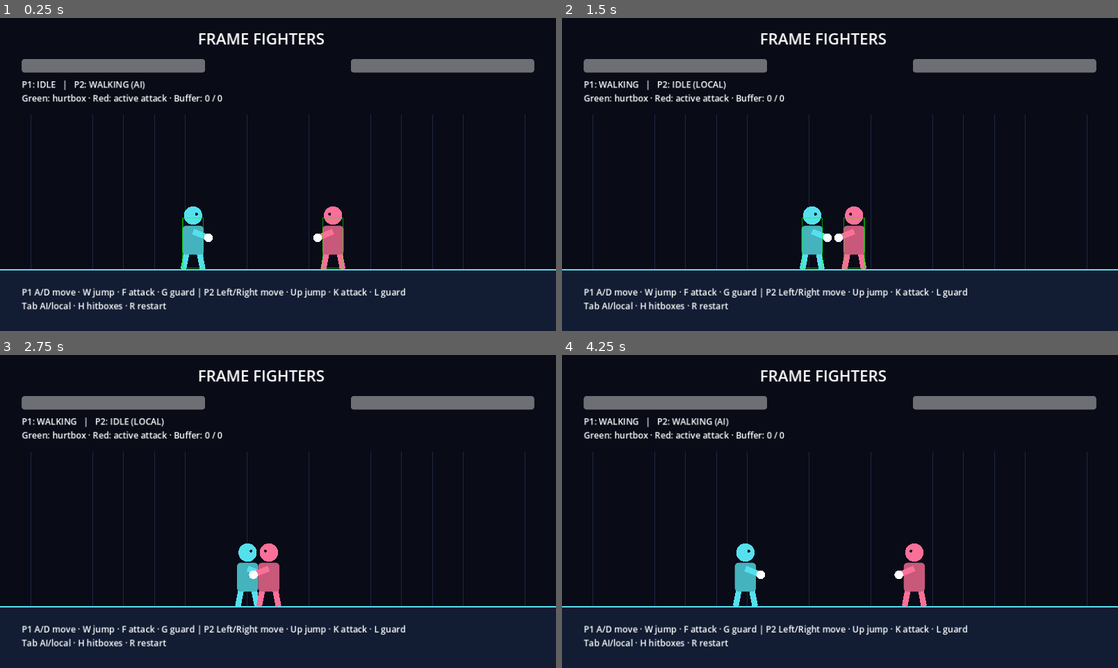
Above: before the commit, frames 1-4 (two rows, left to right).
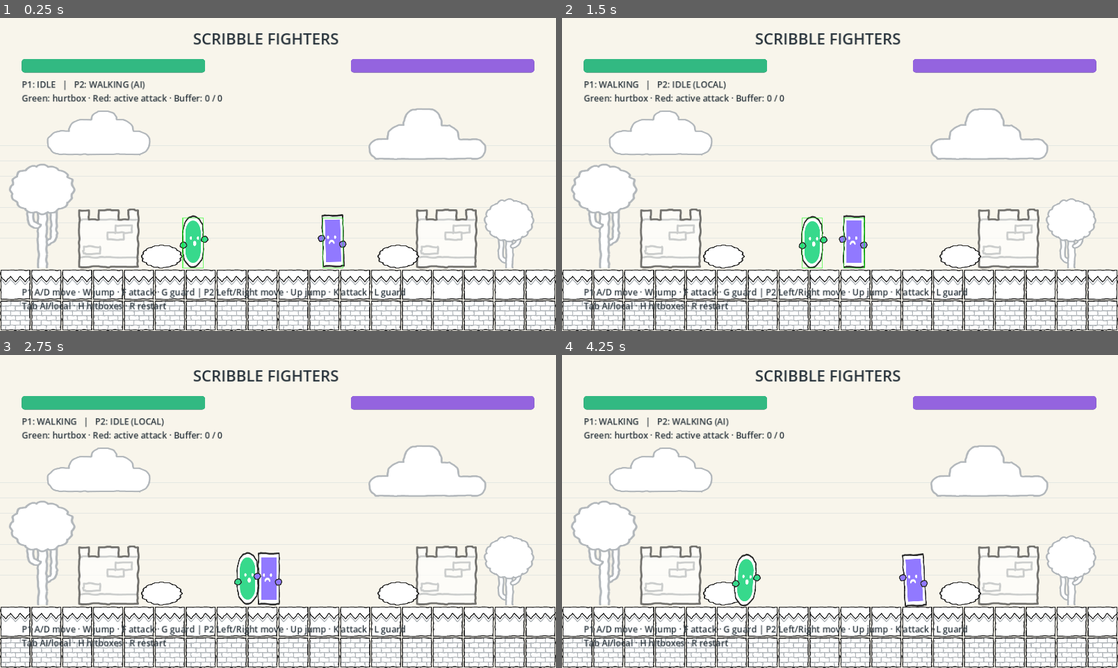
Above: after the commit, the same moments.

Repository: fiveft55/BIX322-FigntinGame
Game: Godot game, scene res://scenes/arena.tscn
The game is run twice, just before and just after one commit, with the same random seed, the same clock (stepped at 60 frames per second) and the same inputs.
Inputs:
- Up to frame 1 (0.25 s): no input
- Up to frame 2 (1.5 s): hold D (p1_right) 0.53-1.28 s; tap Tab (ai) at 0.6 s; tap W (p1_jump) at 0.77 s; tap H (boxes) at 0.8, 1.35 s; hold A (p1_left) from 1.28 s (still down)
- Up to frame 3 (2.75 s): tap W (p1_jump) at 1.52 s; tap Tab (ai) at 1.55, 2.1 s; release A (p1_left) at 2.03 s; hold D (p1_right) from 2.03 s (still down); tap H (boxes) at 2.3 s
- Up to frame 4 (4.25 s): tap H (boxes) at 2.85, 3.8 s; tap W (p1_jump) at 3.02, 3.77 s; tap Tab (ai) at 3.05 s; release D (p1_right) at 3.53 s; hold A (p1_left) from 3.53 s (still down); tap F (p1_attack) at 3.6 s; tap R (restart) at 4.15 s

The runs differ from the first frame. In frame 1, 98% of the frame differs, in the area x 0-100%, y 0-100%; in frame 2, 98%; in frame 3, 98%; in frame 4, 98%.

Commit message:
Integrate Kenney Scribble Platformer assets and animated combat visuals

Diff:
--- a/scripts/arena.gd
+++ b/scripts/arena.gd
@@ -8,12 +8,14 @@
 
 func _ready() -> void:
 	Engine.physics_ticks_per_second = 60
+	var scenery := ArenaVisual.new()
+	scenery.z_index = -10
+	add_child(scenery)
 	for action in GameSettings.KEYS:
 		bind(action, GameSettings.KEYS[action])
 	for i in range(2):
 		var fighter := Fighter.new()
 		fighter.player_index = i + 1
-		fighter.tint = Color("55e0ee") if i == 0 else Color("fa7098")
 		add_child(fighter)
 		fighters.append(fighter)
 	fighters[0].opponent = fighters[1]
@@ -34,20 +36,32 @@
 	var layer := CanvasLayer.new()
 	add_child(layer)
 	var title := Label.new()
-	title.text = "FRAME FIGHTERS"
-	title.position = Vector2(410, 20)
+	title.text = "SCRIBBLE FIGHTERS"
+	title.position = Vector2(400, 20)
 	title.add_theme_font_size_override("font_size", 32)
+	title.add_theme_color_override("font_color", Color("28333b"))
 	layer.add_child(title)
 	for i in range(2):
 		var bar := ProgressBar.new()
 		bar.position = Vector2(45 if i == 0 else 727, 85)
 		bar.size = Vector2(380, 26)
 		bar.max_value = GameSettings.MAX_HEALTH
+		var fill := StyleBoxFlat.new()
+		fill.bg_color = Color("32b982") if i == 0 else Color("9464df")
+		fill.set_corner_radius_all(6)
+		bar.add_theme_stylebox_override("fill", fill)
+		var background := StyleBoxFlat.new()
+		background.bg_color = Color("e0ded7")
+		background.border_color = Color("28333b")
+		background.set_border_width_all(2)
+		background.set_corner_radius_all(6)
+		bar.add_theme_stylebox_override("background", background)
 		bar.show_percentage = false
 		layer.add_child(bar)
 		bars.append(bar)
 	info = Label.new()
 	info.position = Vector2(45, 125)
+	info.add_theme_color_override("font_color", Color("28333b"))
 	info.add_theme_font_size_override("font_size", 18)
 	layer.add_child(info)
 	var help := Label.new()
@@ -68,6 +82,7 @@
 		GameSettings.key_label("boxes"),
 		GameSettings.key_label("restart"),
 	]
+	help.add_theme_color_override("font_color", Color("28333b"))
 	help.add_theme_font_size_override("font_size", 18)
 	layer.add_child(help)
 
@@ -124,9 +139,3 @@
 		var winner := "DRAW" if fighters[0].health == fighters[1].health else "PLAYER %d WINS" % (1 if fighters[1].health == 0 else 2)
 		info.text += "\n%s — press %s to restart" % [winner, GameSettings.key_label("restart")]
 	queue_redraw()
-
-func _draw() -> void:
-	for x in range(0, 1152, 64):
-		draw_line(Vector2(x, 200), Vector2(x, GameSettings.FLOOR_Y), Color(0.12, 0.16, 0.25), 1)
-	draw_rect(Rect2(0, GameSettings.FLOOR_Y, 1152, 648 - GameSettings.FLOOR_Y), Color("121d33"))
-	draw_line(Vector2(0, GameSettings.FLOOR_Y + 1), Vector2(1152, GameSettings.FLOOR_Y + 1), Color("55e0ee"), 3)
--- /dev/null
+++ b/scripts/arena_visual.gd
@@ -0,0 +1,33 @@
+class_name ArenaVisual
+extends Node2D
+## Decorative scenery only. The floor remains the combat simulation's plane.
+const ART := "res://assets/scribble/"
+var textures: Dictionary = {}
+
+func _ready() -> void:
+	for name in ["background_cloudA", "background_cloudB", "background_tree", "background_treeLarge", "tile_grass", "tile_brick", "tile_bush", "tile_castle"]:
+		textures[name] = load(ART + name + ".png")
+	queue_redraw()
+
+func stamp(name: String, rectangle: Rect2, color := Color.WHITE) -> void:
+	draw_texture_rect(textures[name], rectangle, false, color)
+
+func _draw() -> void:
+	if textures.is_empty():
+		return
+	draw_rect(Rect2(0, 0, 1152, 648), Color("f8f5eb"))
+	# Notebook lines support the hand-drawn style without hiding the characters.
+	for y in range(200, int(GameSettings.FLOOR_Y), 32):
+		draw_line(Vector2(0, y), Vector2(1152, y), Color("e4e7e2"), 1)
+	stamp("background_cloudA", Rect2(95, 190, 220, 95))
+	stamp("background_cloudB", Rect2(760, 185, 250, 110))
+	stamp("background_treeLarge", Rect2(15, GameSettings.FLOOR_Y - 220, 145, 220))
+	stamp("background_tree", Rect2(1000, GameSettings.FLOOR_Y - 190, 110, 190))
+	stamp("tile_castle", Rect2(160, GameSettings.FLOOR_Y - 125, 130, 125), Color(1, 1, 1, 0.65))
+	stamp("tile_castle", Rect2(860, GameSettings.FLOOR_Y - 125, 130, 125), Color(1, 1, 1, 0.65))
+	stamp("tile_bush", Rect2(290, GameSettings.FLOOR_Y - 52, 90, 52))
+	stamp("tile_bush", Rect2(780, GameSettings.FLOOR_Y - 52, 90, 52))
+	# Tile tops align exactly with the fighter foot plane.
+	for x in range(0, 1152, 64):
+		stamp("tile_grass", Rect2(x, GameSettings.FLOOR_Y, 64, 64))
+		stamp("tile_brick", Rect2(x, GameSettings.FLOOR_Y + 64, 64, 64))
--- a/scripts/fighter.gd
+++ b/scripts/fighter.gd
@@ -14,7 +14,6 @@
 var combo := 0
 var stun_remaining := 0
 var player_index := 1
-var tint := Color.CYAN
 var opponent: Fighter
 var buffer := FightInputBuffer.new()
 var hurtbox: Area2D
@@ -24,10 +23,14 @@
 var enabled := true
 var use_ai := false
 var ai_timer := 0.0
+var visuals: FighterVisual
 
 func _ready() -> void:
 	hurtbox = make_area(GameSettings.HURTBOX_SIZE, GameSettings.HURTBOX_CENTER, 1, 0)
 	hurtbox.set_meta("fighter", self)
+	visuals = FighterVisual.new()
+	visuals.z_index = -1 # Keep diagnostic collision boxes above the artwork.
+	add_child(visuals)
 	set_physics_process(false) # Arena updates both fighters before resolving collisions.
 
 func make_area(size: Vector2, center: Vector2, layer: int, mask: int) -> Area2D:
@@ -75,6 +78,8 @@
 	buffer.advance(delta)
 	if not enabled:
 		queue_redraw()
+		if is_instance_valid(visuals):
+			visuals.queue_redraw()
 		return
 	var prefix := "p%d_" % player_index
 	# Human and AI commands feed the same FSM and input buffer.
@@ -153,6 +158,8 @@
 			if state == State.JUMPING:
 				change_state(State.IDLE)
 	queue_redraw()
+	if is_instance_valid(visuals):
+		visuals.queue_redraw()
 
 func is_grounded() -> bool:
 	return position.y >= FLOOR_Y and velocity.y >= 0
@@ -198,30 +205,9 @@
 	ai_timer = 0
 
 func _draw() -> void:
-	var color := tint
-	if state == State.HIT_STUN:
-		color = Color.WHITE
-	draw_line(Vector2(-13, -36), Vector2(-20, 0), color, 12)
-	draw_line(Vector2(13, -36), Vector2(20, 0), color, 12)
-	draw_style_box(body_style(color), Rect2(-22, -90, 44, 60))
-	draw_circle(Vector2(0, -111), 19, color)
-	draw_circle(Vector2(facing * 7, -114), 3, Color("10152b"))
-	var hand := Vector2(facing * 32, -65)
-	if state == State.ATTACKING:
-		hand.x = facing * (48 if hitbox == null else 82)
-	draw_line(Vector2(0, -78), hand, color, 12)
-	draw_circle(hand, 9, Color.WHITE)
-	if state == State.BLOCKING:
-		draw_arc(Vector2(facing * 15, -65), 44, -PI / 2 if facing == 1 else PI / 2, PI / 2 if facing == 1 else PI * 1.5, 24, Color("ffd76d"), 5)
 	if debug_boxes:
 		draw_rect(Rect2(GameSettings.HURTBOX_CENTER - GameSettings.HURTBOX_SIZE / 2, GameSettings.HURTBOX_SIZE), Color(0, 1, 0, 0.55), false, 2)
 		if is_instance_valid(hitbox):
 			var rect := attack_rectangle()
 			rect.position -= global_position
 			draw_rect(rect, Color(1, 0.2, 0.2, 0.45), true)
-
-func body_style(color: Color) -> StyleBoxFlat:
-	var style := StyleBoxFlat.new()
-	style.bg_color = color.darkened(0.2)
-	style.set_corner_radius_all(8)
-	return style
--- /dev/null
+++ b/scripts/fighter_visual.gd
@@ -0,0 +1,55 @@
+class_name FighterVisual
+extends Node2D
+## Static Kenney artwork animated by the fighter's simulation frame, not a timer.
+var fighter: Fighter
+var body: Texture2D
+var hand: Texture2D
+var shield: Texture2D
+var blast: Texture2D
+
+func _ready() -> void:
+	fighter = get_parent() as Fighter
+	body = load(GameSettings.CHARACTER_TEXTURES[fighter.player_index - 1])
+	hand = load(GameSettings.HAND_TEXTURES[fighter.player_index - 1])
+	shield = load("res://assets/scribble/item_shieldRound.png")
+	blast = load("res://assets/scribble/effect_blast.png")
+
+func _draw() -> void:
+	if not is_instance_valid(fighter) or body == null:
+		return
+	var bob := 0.0
+	var tilt := 0.0
+	var extension := 0.0
+	var active := is_instance_valid(fighter.hitbox)
+	match fighter.state:
+		Fighter.State.WALKING:
+			bob = sin(fighter.state_frame * 0.4) * 3.0
+			tilt = sin(fighter.state_frame * 0.2) * 0.08
+		Fighter.State.JUMPING:
+			tilt = fighter.velocity.x / GameSettings.AIR_SPEED * 0.12
+		Fighter.State.ATTACKING:
+			var attack: Dictionary = Fighter.ATTACKS[fighter.combo]
+			if fighter.state_frame < attack.startup:
+				extension = -8.0 * fighter.state_frame / attack.startup
+			elif active:
+				extension = attack.reach - 12.0
+			else:
+				var recovery_frame: float = fighter.state_frame - attack.startup - attack.active
+				extension = (attack.reach - 12.0) * maxf(0, 1 - recovery_frame / maxf(1, attack.recovery))
+			tilt = fighter.facing * (0.12 if active else -0.04)
+		Fighter.State.HIT_STUN:
+			tilt = sin(fighter.state_frame * 1.2) * 0.15
+	var body_color := Color.WHITE
+	if fighter.state == Fighter.State.HIT_STUN:
+		body_color = Color(1, 0.65, 0.65)
+	# Artwork is centered around feet; only visual transforms are mirrored.
+	draw_set_transform(Vector2(0, -56 + bob), tilt, Vector2(fighter.facing, 1))
+	draw_texture_rect(body, Rect2(-36, -56, 72, 112), false, body_color)
+	draw_set_transform(Vector2.ZERO)
+	draw_texture_rect(hand, Rect2(-fighter.facing * 20 - 32, -82 + bob, 64, 64), false)
+	var fist_x := fighter.facing * (24 + extension)
+	draw_texture_rect(hand, Rect2(fist_x - 32, -94 + bob, 64, 64), false)
+	if active:
+		draw_texture_rect(blast, Rect2(fist_x - 18, -80, 36, 36), false, Color(1, 1, 1, 0.8))
+	if fighter.state == Fighter.State.BLOCKING:
+		draw_texture_rect(shield, Rect2(fighter.facing * 28 - 32, -100, 64, 72), false)
--- a/scripts/game_settings.gd
+++ b/scripts/game_settings.gd
@@ -44,3 +44,13 @@
 
 static func key_label(action: String) -> String:
 	return OS.get_keycode_string(KEYS[action])
+
+## Uploaded Kenney art. Arrays are indexed by player number minus one.
+const CHARACTER_TEXTURES := [
+	"res://assets/scribble/character_roundGreen.png",
+	"res://assets/scribble/character_squarePurple.png",
+]
+const HAND_TEXTURES := [
+	"res://assets/scribble/character_handGreen.png",
+	"res://assets/scribble/character_handPurple.png",
+]
--- /dev/null
+++ b/tests/assets_test.gd
@@ -0,0 +1,24 @@
+extends SceneTree
+## Fail on missing imported textures or mismatched character configuration.
+func _initialize() -> void:
+	call_deferred("run")
+
+func run() -> void:
+	var arena := (load("res://scenes/arena.tscn") as PackedScene).instantiate()
+	root.add_child(arena)
+	arena.set_physics_process(false)
+	for fighter in arena.fighters:
+		var visual: FighterVisual = fighter.visuals
+		for texture in [visual.body, visual.hand, visual.shield, visual.blast]:
+			if texture == null or texture.get_width() == 0:
+				push_error("Fighter texture failed to load")
+				quit(1)
+				return
+	var scenery := arena.get_child(0) as ArenaVisual
+	for texture in scenery.textures.values():
+		if texture == null:
+			push_error("Scenery texture failed to load")
+			quit(1)
+			return
+	print("Asset checks: PASS (both fighters, guard, effects, scenery)")
+	quit(0)
Not shown, added: assets/scribble/License.txt
Binary file added: assets/scribble/background_cloudA.png
Not shown, added: assets/scribble/background_cloudA.png.import
Binary file added: assets/scribble/background_cloudB.png
Not shown, added: assets/scribble/background_cloudB.png.import
Binary file added: assets/scribble/background_tree.png
Not shown, added: assets/scribble/background_tree.png.import
Binary file added: assets/scribble/background_treeLarge.png
Not shown, added: assets/scribble/background_treeLarge.png.import
Binary file added: assets/scribble/character_handGreen.png
Not shown, added: assets/scribble/character_handGreen.png.import
Binary file added: assets/scribble/character_handPurple.png
(and 203 more such lines)
